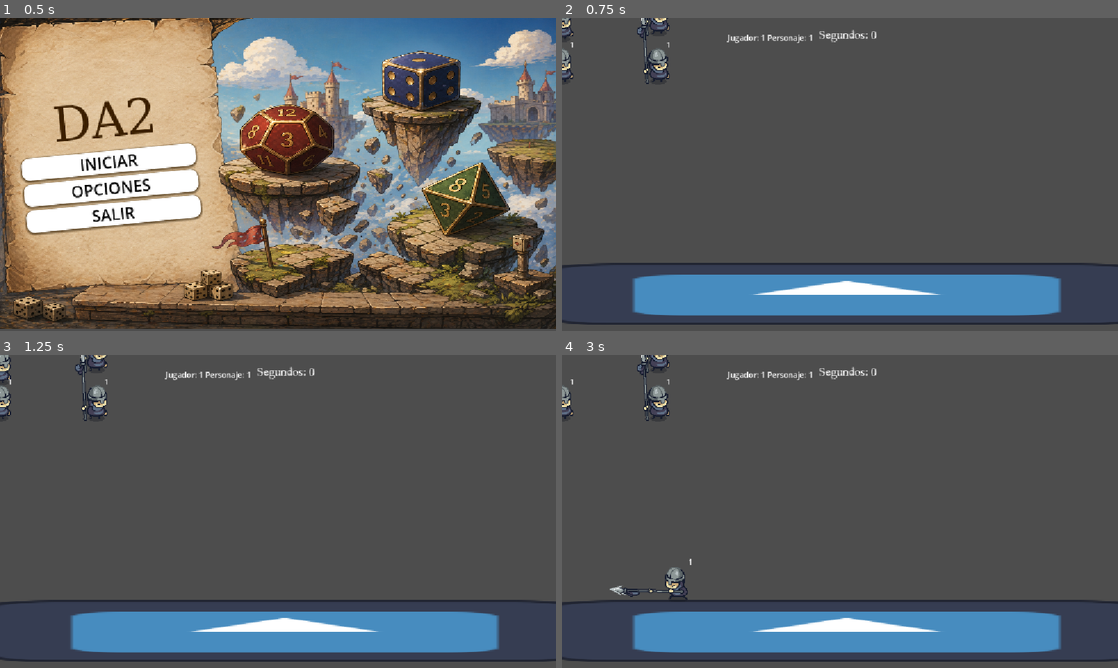
Above: before the commit, frames 1-4 (two rows, left to right).
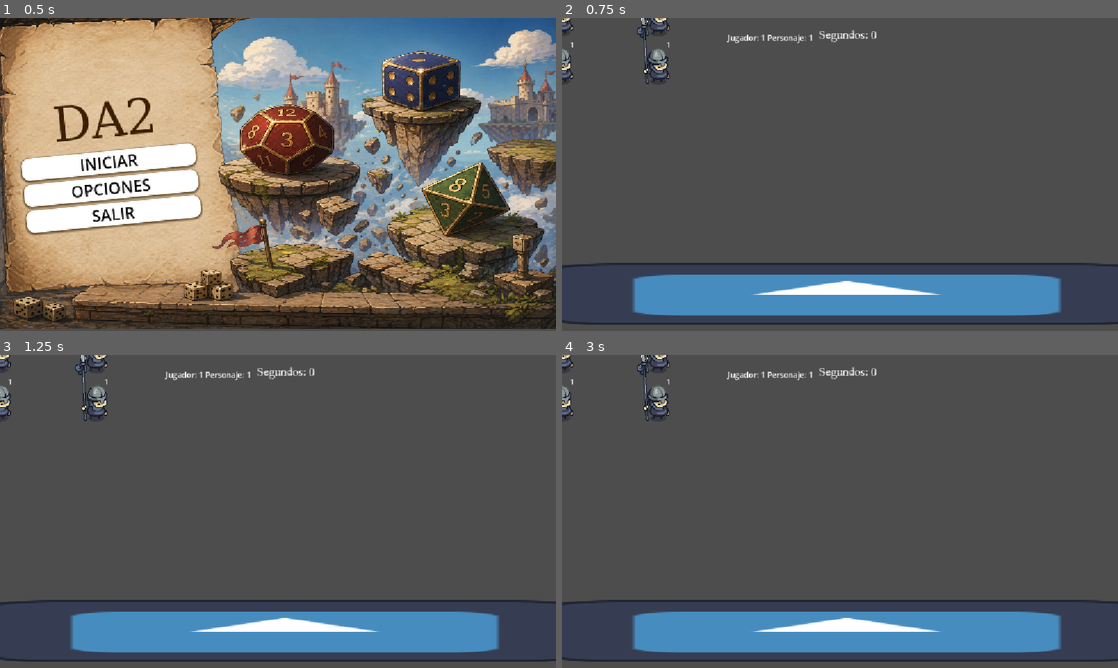
Above: after the commit, the same moments.

Repository: Pablo7776/Motores_Graficos
Game: Godot game, scene res://Escenas/menu_principal.tscn
The game is run twice, just before and just after one commit, with the same random seed, the same clock (stepped at 60 frames per second) and the same inputs. The engine's default icon, where the game draws it, is replaced by a stand-in: a white triangle on a blue panel in a dark square.
Inputs (mouse positions are in pixels of both pictures, inside the frame that each line leads up to):
- Up to frame 1 (0.5 s): no input
- Up to frame 2 (0.75 s): click "INICIAR" at 0.5 s
- Up to frame 3 (1.25 s): no input
- Up to frame 4 (3 s): tap Enter (ui_accept) at 1.25, 1.52, 2.27 s; move the mouse to (962, 495) at 1.27 s; hold Right (ui_right) 1.28-2.78 s; click (962, 495) at 1.35 s; move the mouse to (728, 527) at 2.02 s; click (728, 527) at 2.1 s; move the mouse to (895, 442) at 2.77 s; hold Left (ui_left) from 2.78 s (still down); click (895, 442) at 2.85 s

Frame 1 is identical in both runs. In frame 2, 0.1% of the frame differs, in the area x 0-3%, y 0-8%; in frame 3, 0.1%; in frame 4, 0.5%, in the area x 0-24%, y 0-79%.

Commit message:
Actualización en el sistema de turnos
Ahora se elimina de la lista de turnos el pj muerto. Pero hay un problema con la lista que se desordena

Diff:
--- a/da-2-zafarrancho/Escenas/Interfaz/hud.gd
+++ b/da-2-zafarrancho/Escenas/Interfaz/hud.gd
@@ -25,6 +25,7 @@
 	pj_actual = pj
 
 	# Conectar nuevo dado
+
 	pj_actual.dado.dado_valor.connect(_on_dado_valor)
 
 	_mostrar_turno()
--- a/da-2-zafarrancho/Scripts/gestor_de_turnos.gd
+++ b/da-2-zafarrancho/Scripts/gestor_de_turnos.gd
@@ -31,7 +31,8 @@
 			#Acá habría que agregarlo a la escena de nivel ¿O esto lo haría el propio pj al construirlo?
 			nuevo_pj.position = Vector2(j * 200, p * 100)
 			get_parent().add_child(nuevo_pj)
-			cambiar_turno.connect(nuevo_pj._on_cambiar_turno)  #✨Armado en Clase
+			cambiar_turno.connect(nuevo_pj._on_cambiar_turno) #✨Armado en Clase
+			nuevo_pj.mori.connect(_on_pj_mori)
 			#Acá se agrega al grupo del jugador j
 			nuevo_pj.add_to_group("pjs_jugador_%d" %(j+1))
 			#Necesitamos estas dos variables en el pj jugador_id e indice_en_equipo
@@ -56,4 +57,13 @@
 func siguiente_turno():
 	turno_actual = (turno_actual + 1) % lista_de_turnos.size()
 	var pj = lista_de_turnos[turno_actual]
+	if !is_instance_valid(pj):
+		lista_de_turnos.remove_at(turno_actual)
+		siguiente_turno()
+		return
 	cambiar_turno.emit(pj, turno_actual)
+
+func _on_pj_mori(jugador_id,indice_en_equipo):
+	var pj = matriz_de_jugadores_personajes[jugador_id][indice_en_equipo]
+	print(pj, "Matado")
+	pj.queue_free()
--- a/da-2-zafarrancho/juego/main.tscn
+++ b/da-2-zafarrancho/juego/main.tscn
@@ -9,6 +9,8 @@
 [node name="Main" type="Node2D" unique_id=2115022120]
 script = ExtResource("1_itpfl")
 
+[node name="GestorDeTurnos" parent="." unique_id=32084317 instance=ExtResource("4_wpyno")]
+
 [node name="PersonajeBase" parent="." unique_id=992633112 instance=ExtResource("2_5h5rq")]
 visible = false
 position = Vector2(309, 284)
@@ -16,6 +18,4 @@
 [node name="Escenario" parent="." unique_id=1811008819 instance=ExtResource("3_wpyno")]
 position = Vector2(590, 572)
 
-[node name="GestorDeTurnos" parent="." unique_id=32084317 instance=ExtResource("4_wpyno")]
-
 [node name="HUD" parent="." unique_id=265661405 instance=ExtResource("5_47xpy")]
--- a/da-2-zafarrancho/modulos/componentes/health_manager.gd
+++ b/da-2-zafarrancho/modulos/componentes/health_manager.gd
@@ -66,10 +66,9 @@
 		if health == 0:
 			dead.emit()
 
-			if state_machine:
-				state_machine.change_state(
-				state_machine.dead_state
-		)
+#			if state_machine:
+#				state_machine.change_state(
+#				state_machine.dead_state)
 
 
 func get_health():
--- a/da-2-zafarrancho/modulos/personajes/StateMachine/dead_state.gd
+++ b/da-2-zafarrancho/modulos/personajes/StateMachine/dead_state.gd
@@ -10,4 +10,6 @@
 
 	await get_tree().create_timer(1.0).timeout
 
+
+
 	player.queue_free()
--- a/da-2-zafarrancho/modulos/personajes/personaje_base.gd
+++ b/da-2-zafarrancho/modulos/personajes/personaje_base.gd
@@ -4,27 +4,27 @@
 const SPEED = 300.0
 const JUMP_VELOCITY = -400.0
 
-
 @onready var anim = $AnimatedSprite2D
 @onready var state_machine = $StateMachine
 @onready var dado = $Dado
+@onready var gestor_de_turnos = get_parent().get_node("res://Scripts/gestor_de_turnos.gd")
 
 var jugador_id
 var indice_en_equipo
+signal mori(jugador_id,indice_en_equipo)
+
 
 func _ready():
 	state_machine.init(self)
-
 	dado.dado_valor.connect(_on_dado_valor)
-
 
 
 func _on_cambiar_turno(pj, turno_actual): #✨Armado en Clase
 	if pj == self:
 		print("Es mi turno", self)
-		set_physics_process(true)
 		dado.activo = true
 		dado.ya_tirado = false
+		set_physics_process(false)
 		#$Timer.start(0)
 
 	else:
@@ -46,6 +46,7 @@
 
 	# El timer dura lo mismo que el valor del dado
 	$Timer.start(valor)
+	set_physics_process(true)
 
 func play_animation(anim_name):
 	anim.play(anim_name)
@@ -68,3 +69,9 @@
 func terminar_turno():
 	state_machine.change_state(state_machine.idle_state)
 	$"../GestorDeTurnos".siguiente_turno()
+
+
+
+func _on_health_manager_dead() -> void:
+	$StateMachine.change_state(state_machine.dead_state)
+	mori.emit()
--- a/da-2-zafarrancho/modulos/personajes/personaje_base.tscn
+++ b/da-2-zafarrancho/modulos/personajes/personaje_base.tscn
@@ -236,3 +236,4 @@
 position = Vector2(16, -57)
 
 [connection signal="timeout" from="Timer" to="." method="_on_timer_timeout"]
+[connection signal="dead" from="HealthManager" to="." method="_on_health_manager_dead"]
